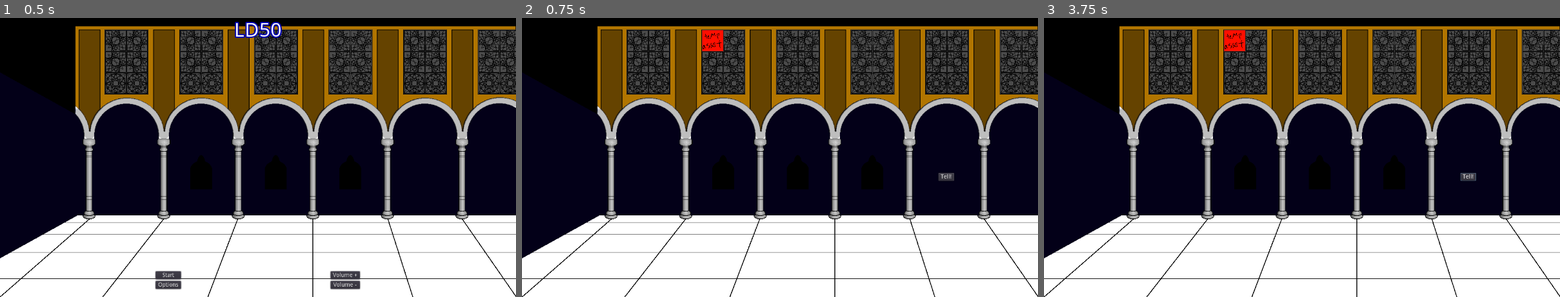
Above: before the commit, frames 1-3 (left to right).
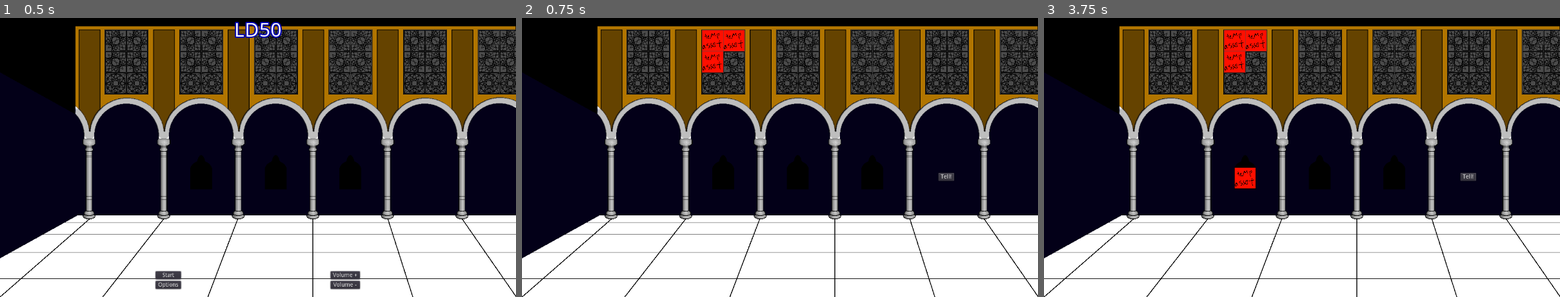
Above: after the commit, the same moments.

Repository: alpacanumerals/LD50
Game: Godot game, scene res://TitleScreen.tscn
The game is run twice, just before and just after one commit, with the same random seed, the same clock (stepped at 60 frames per second) and the same inputs.
Inputs (mouse positions are in pixels of both pictures, inside the frame that each line leads up to):
- Up to frame 1 (0.5 s): no input
- Up to frame 2 (0.75 s): click "Start" at 0.5 s
- Up to frame 3 (3.75 s): click (1467, 177) at 1.25 s, where only the run before the commit has a clickable "Tell!"; click (1467, 177) at 2 s, where only the run before the commit has a clickable "Tell!"; click (1467, 177) at 2.75 s, where only the run before the commit has a clickable "Tell!"; tap Enter at 3.5 s; drag from (1234, 40) to (1245, 177) at 3.52 s

Frame 1 is identical in both runs. In frame 2, 0.6% of the frame differs, in the area x 34-44%, y 4-20%; in frame 3, 0.9%, in the area x 34-84%, y 4-62%.
Error before the commit: Invalid get index '0' (on base: 'Dictionary'). (res://plot_button.gd:7)

Commit message:
proper controls

Diff:
--- a/OpCard.gd
+++ b/OpCard.gd
@@ -13,12 +13,12 @@
     $Sprite.set_texture(card.texture)
 
 func _on_OpCard_input_event(viewport, event, shape_idx):
-    print("foo")
     if event is InputEventMouseButton and event.button_index == BUTTON_LEFT and event.pressed:
         Sound.play_button_jingle()
         emit_signal("player_click", id)
 
-
-func _on_OpCard_mouse_entered():
-    print("foo")
-    pass # Replace with function body.
+func _process(_delta):
+    if (Story.current_phase == Story.phase.NONE):
+        visible = false
+    else:
+        visible = true
--- a/StoryScene.tscn
+++ b/StoryScene.tscn
@@ -182,7 +182,32 @@
 
 [node name="CollisionShape2D" type="CollisionShape2D" parent="WallCards/OpCard"]
 shape = SubResource( 2 )
-disabled = true
+
+[node name="OpCard2" type="Area2D" parent="WallCards"]
+position = Vector2( 506, 62 )
+script = ExtResource( 9 )
+__meta__ = {
+"_edit_group_": true
+}
+
+[node name="Sprite" type="Sprite" parent="WallCards/OpCard2"]
+texture = ExtResource( 8 )
+
+[node name="CollisionShape2D" type="CollisionShape2D" parent="WallCards/OpCard2"]
+shape = SubResource( 2 )
+
+[node name="OpCard3" type="Area2D" parent="WallCards"]
+position = Vector2( 453, 115 )
+script = ExtResource( 9 )
+__meta__ = {
+"_edit_group_": true
+}
+
+[node name="Sprite" type="Sprite" parent="WallCards/OpCard3"]
+texture = ExtResource( 8 )
+
+[node name="CollisionShape2D" type="CollisionShape2D" parent="WallCards/OpCard3"]
+shape = SubResource( 2 )
 
 [node name="Node2D" type="Node2D" parent="."]
 position = Vector2( 1013, 391 )
@@ -199,5 +224,11 @@
 [connection signal="input_event" from="WallCards/OpCard" to="WallCards/OpCard" method="_on_OpCard_input_event"]
 [connection signal="mouse_entered" from="WallCards/OpCard" to="WallCards/OpCard" method="_on_OpCard_mouse_entered"]
 [connection signal="player_click" from="WallCards/OpCard" to="WallCards" method="_on_OpCard_player_click"]
+[connection signal="input_event" from="WallCards/OpCard2" to="WallCards/OpCard2" method="_on_OpCard_input_event"]
+[connection signal="mouse_entered" from="WallCards/OpCard2" to="WallCards/OpCard2" method="_on_OpCard_mouse_entered"]
+[connection signal="player_click" from="WallCards/OpCard2" to="WallCards" method="_on_OpCard_player_click"]
+[connection signal="input_event" from="WallCards/OpCard3" to="WallCards/OpCard3" method="_on_OpCard_input_event"]
+[connection signal="mouse_entered" from="WallCards/OpCard3" to="WallCards/OpCard3" method="_on_OpCard_mouse_entered"]
+[connection signal="player_click" from="WallCards/OpCard3" to="WallCards" method="_on_OpCard_player_click"]
 [connection signal="pressed" from="Node2D/DoneButton" to="WallCards" method="_on_DoneButton_pressed"]
 [connection signal="pressed" from="Node2D/DoneButton" to="Node2D/DoneButton" method="_on_DoneButton_pressed"]
--- a/TitleScreen.gd
+++ b/TitleScreen.gd
@@ -1,7 +1,6 @@
 extends MarginContainer
 
 func _ready():
-    Sound.setup_sounds()
     initialise_game_values()
 
 func initialise_game_values():
--- a/autoload/sound.gd
+++ b/autoload/sound.gd
@@ -3,11 +3,8 @@
 var Orchestrion
 var Jingler
 
-# Called when the node enters the scene tree for the first time.
 func _ready():
     pause_mode = Node.PAUSE_MODE_PROCESS
-
-func setup_sounds():
     setup_music()
     setup_button_jingle()
 
--- a/plot_button.gd
+++ b/plot_button.gd
@@ -8,3 +8,9 @@
     var verb = Story.current_tale[Story.phase.VERB]
     var object = Story.current_tale[Story.phase.OBJECT]
     Story.tell_story(subject, verb, object)
+
+func _process(_delta):
+    if (Story.current_phase == Story.phase.NONE):
+        set_mouse_filter(Control.MOUSE_FILTER_STOP)
+    else:
+        set_mouse_filter(Control.MOUSE_FILTER_IGNORE)
--- a/wall_cards.gd
+++ b/wall_cards.gd
@@ -17,8 +17,6 @@
         index += 1
 
 func _on_OpCard_player_click(card_id):
-    print("foo")
-    print(card_id)
     var verb_toggle = Story.add_word(card_id)
     setup(verb_toggle)
 
